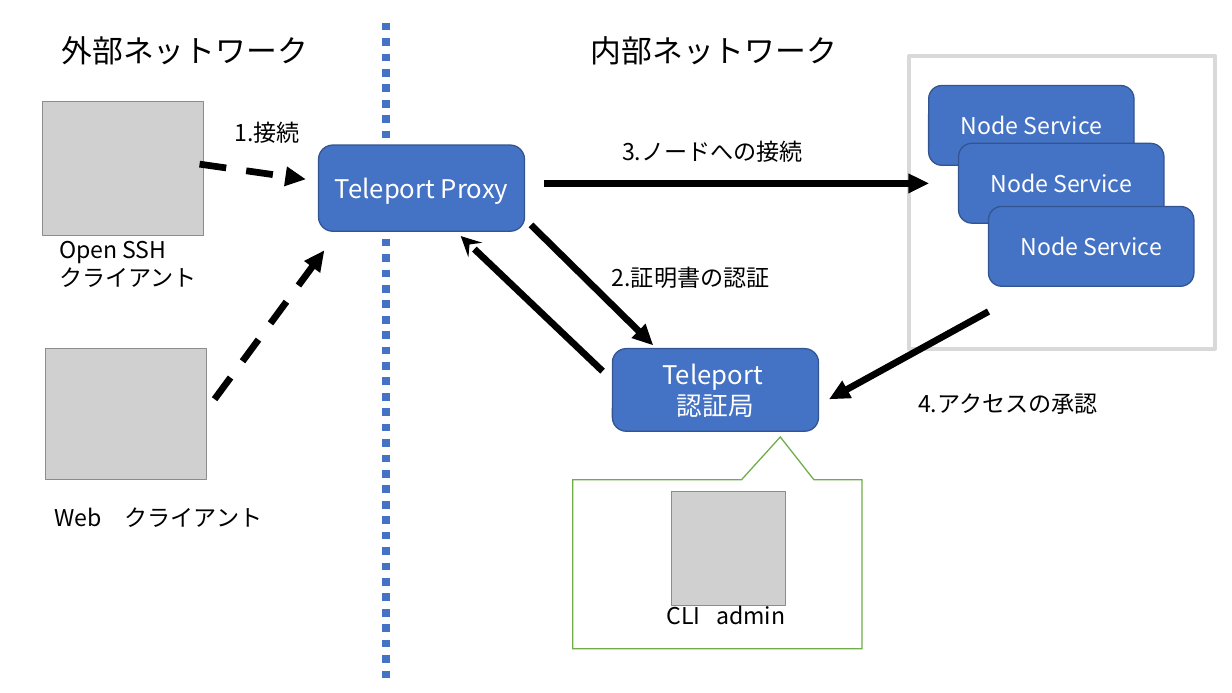
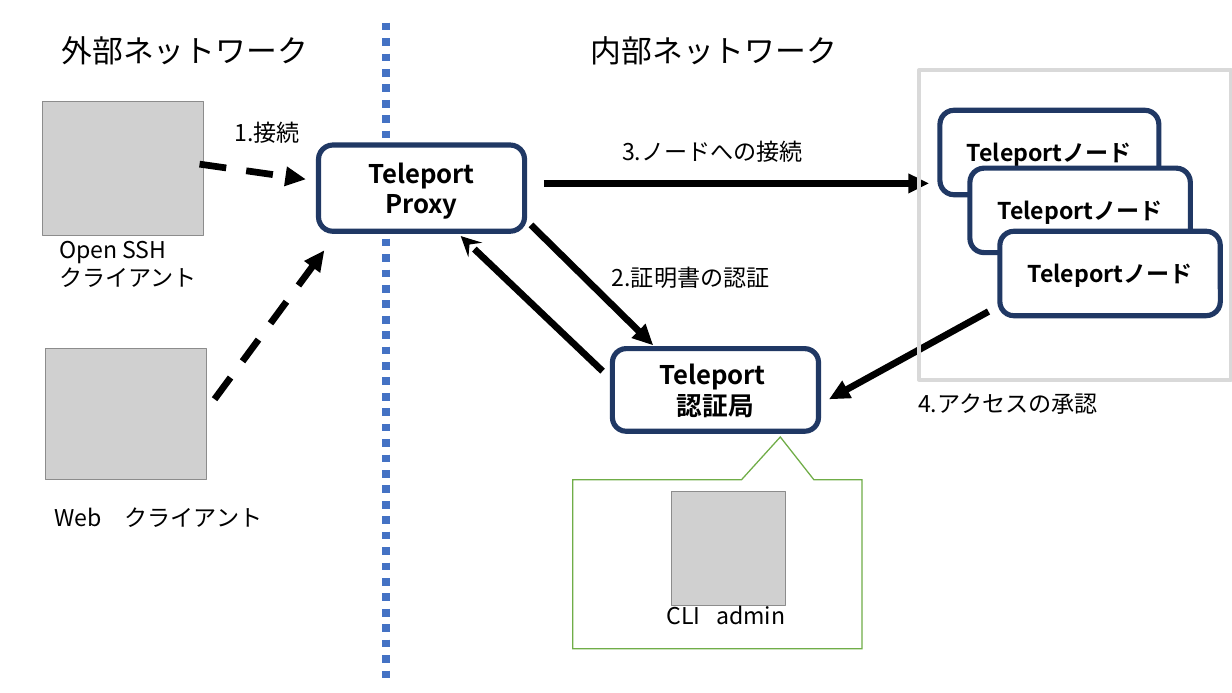
Before and after one commit to Alice-to-Bob/Graduate_School, a slide deck: slide 1 of SUBTHEME/graphs/teleport_archtecture.pptx. Drawn at 1232x693 pixels with LibreOffice and Linux fonts; fonts in the diff are those of the drawing; grey boxes stand for pictures. Boxes give left, top, right and bottom in pixels: in the first picture for what was removed or moved away, otherwise in the second. Text is boxed around its words. In the diff, an @@ line names an element or a change of style, - is before the commit and + after.

```diff
--- a/SUBTHEME/graphs/teleport_archtecture.pptx
+++ b/SUBTHEME/graphs/teleport_archtecture.pptx
@@ rectangle: place and size @@
-rectangle at [909,56,1216,349]
+rectangle at [920,70,1232,380]
@@ rounded rectangle removed at [929,86,1134,165] @@
-Node Service
@@ rounded rectangle added at [940,110,1159,194], fill #FFFFFF, outline #203864 4 pt, 18 pt, text #000000, bold @@
+Teleportノード
@@ rounded rectangle "Teleport Proxy" at [319,145,525,231]: text colour #FFFFFF to #000000, bold on; fill #4472C4 to #FFFFFF; outline #325491 1 pt to #203864 4 pt @@
@@ rounded rectangle removed at [958,143,1164,223] @@
-Node Service
@@ rounded rectangle added at [970,168,1191,252], fill #FFFFFF, outline #203864 4 pt, 18 pt, text #000000, bold @@
+Teleportノード
@@ rounded rectangle removed at [989,206,1194,286] @@
-Node Service
@@ rounded rectangle added at [1000,231,1221,315], fill #FFFFFF, outline #203864 4 pt, 18 pt, text #000000, bold @@
+Teleportノード
@@ rounded rectangle "Teleport" at [613,348,819,431]: text colour #FFFFFF to #000000, bold on; fill #4472C4 to #FFFFFF; outline #325491 1 pt to #203864 4 pt @@
```
Also in this commit, not shown: 8 slides added, 11 other files.
